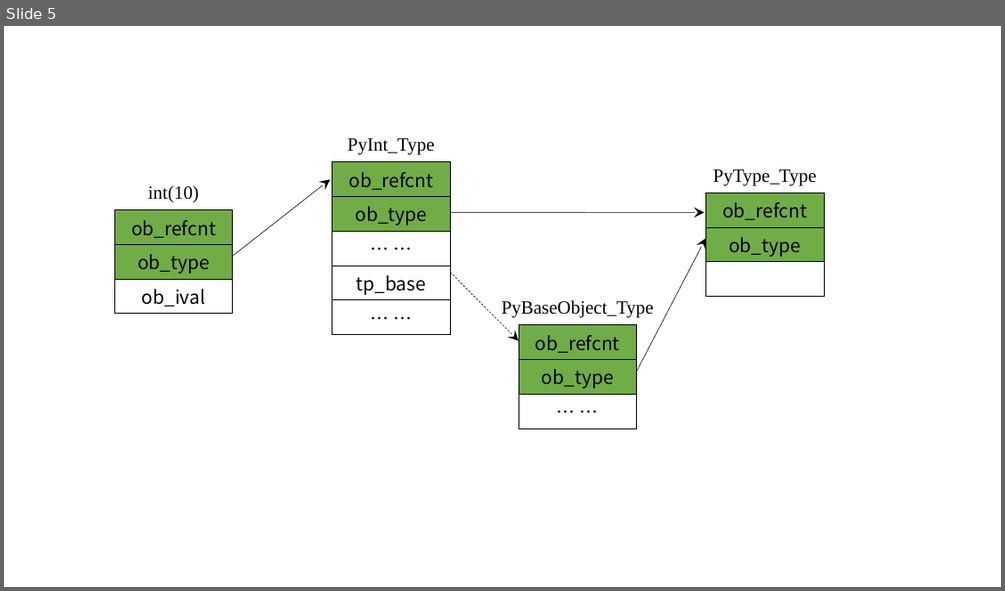
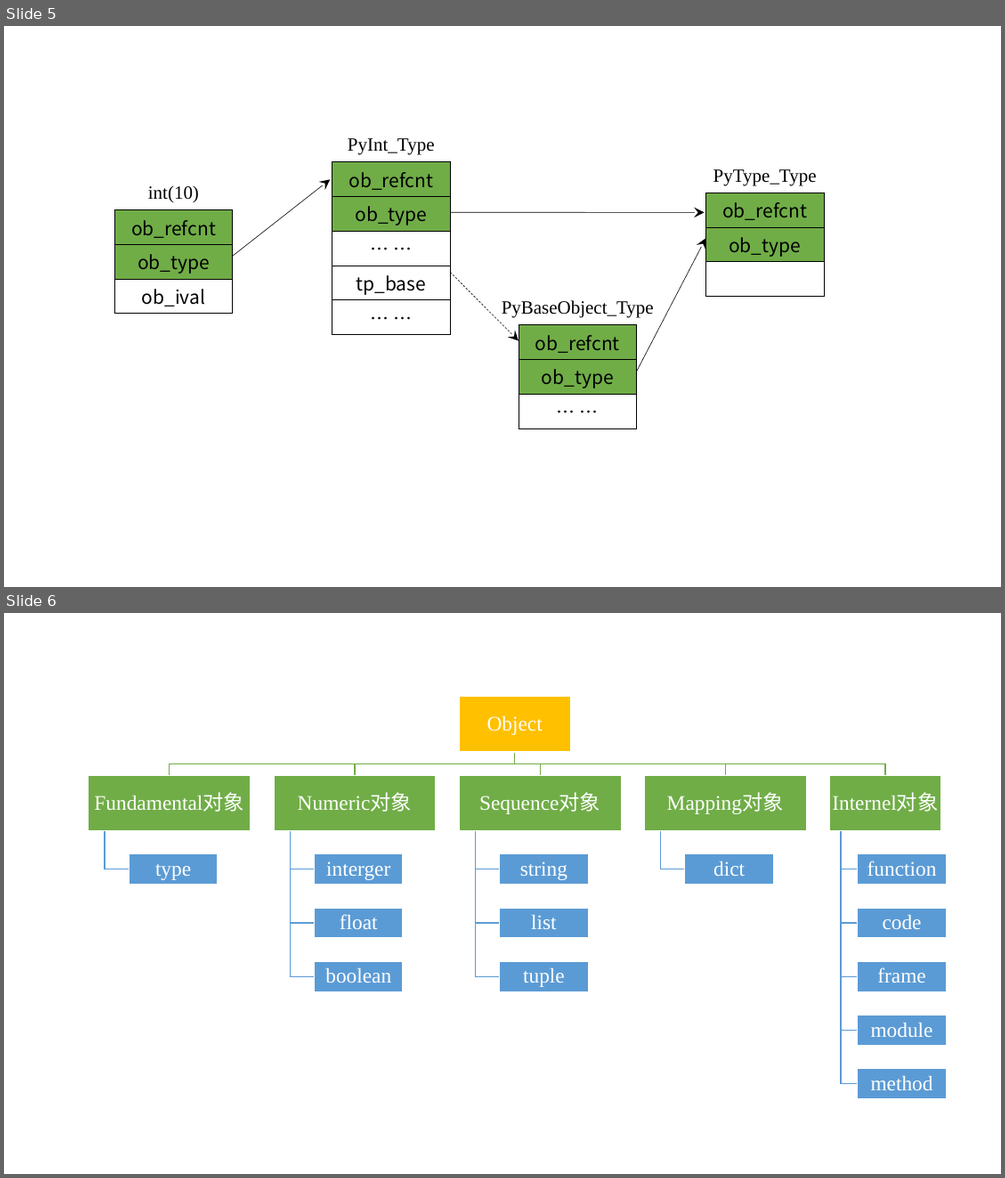
Before and after one commit to wonderly321/PythonLearningResourcceAndNote, a slide deck: test.pptx. Shown one above the other, each under a label of ours: slide 5 before the commit, slides 5 and 6 after it. The pictures are 1005x591 and 1005x1178 pixels, drawn with LibreOffice and Linux fonts; fonts in the diff are those of the drawing. Boxes give left, top, right and bottom in pixels: in the first picture for what was removed or moved away, otherwise in the second. Text is boxed around its words. In the diff, an @@ line names an element or a change of style, - is before the commit and + after.

```diff
--- a/test.pptx
+++ b/test.pptx
@@ slide 6 added at (4, 613, 1001, 1174), background #FFFFFF @@
@@ group added at (89, 696, 947, 1098): 19 rectangles, 19 texts, 18 freeform shapes @@
+Object
+Fundamental对象
+type
+Numeric对象
+interger
+float
+boolean
+Sequence对象
+string
+list
+tuple
+Mapping对象
+dict
+Internel对象
+function
+code
+frame
+module
+method
```
Also in this commit, not shown: 1 slide removed.
